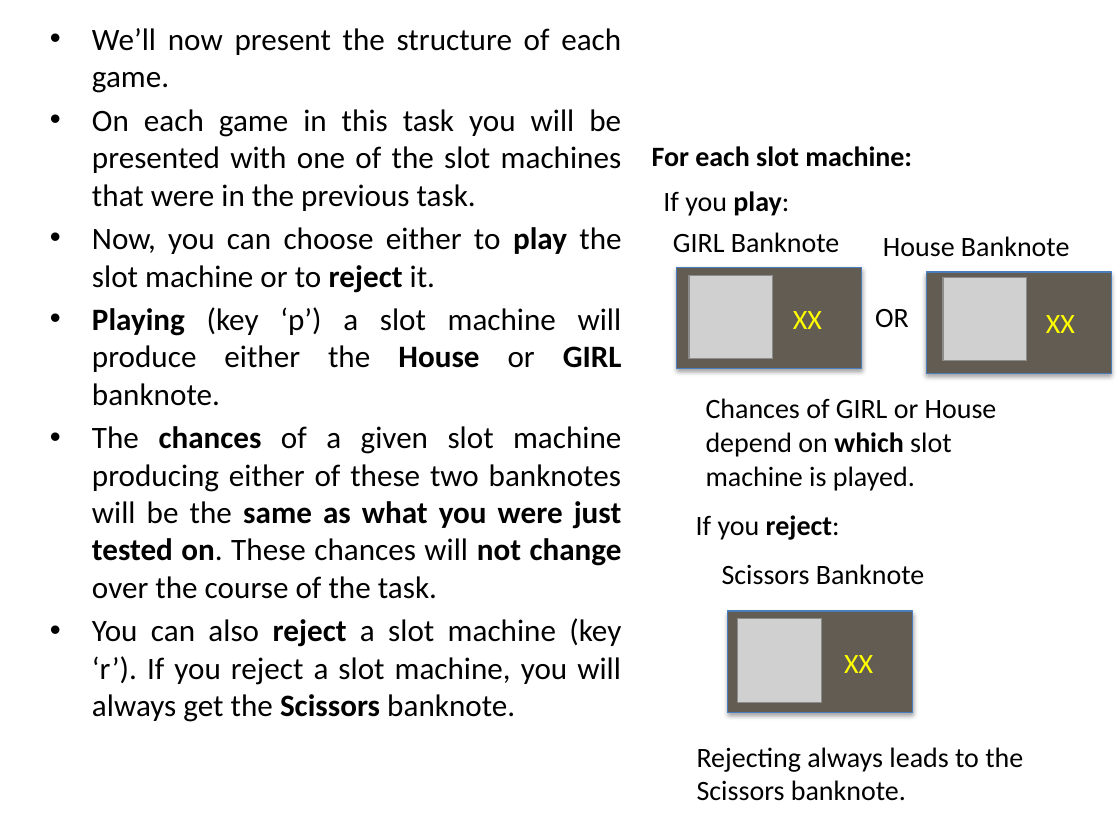
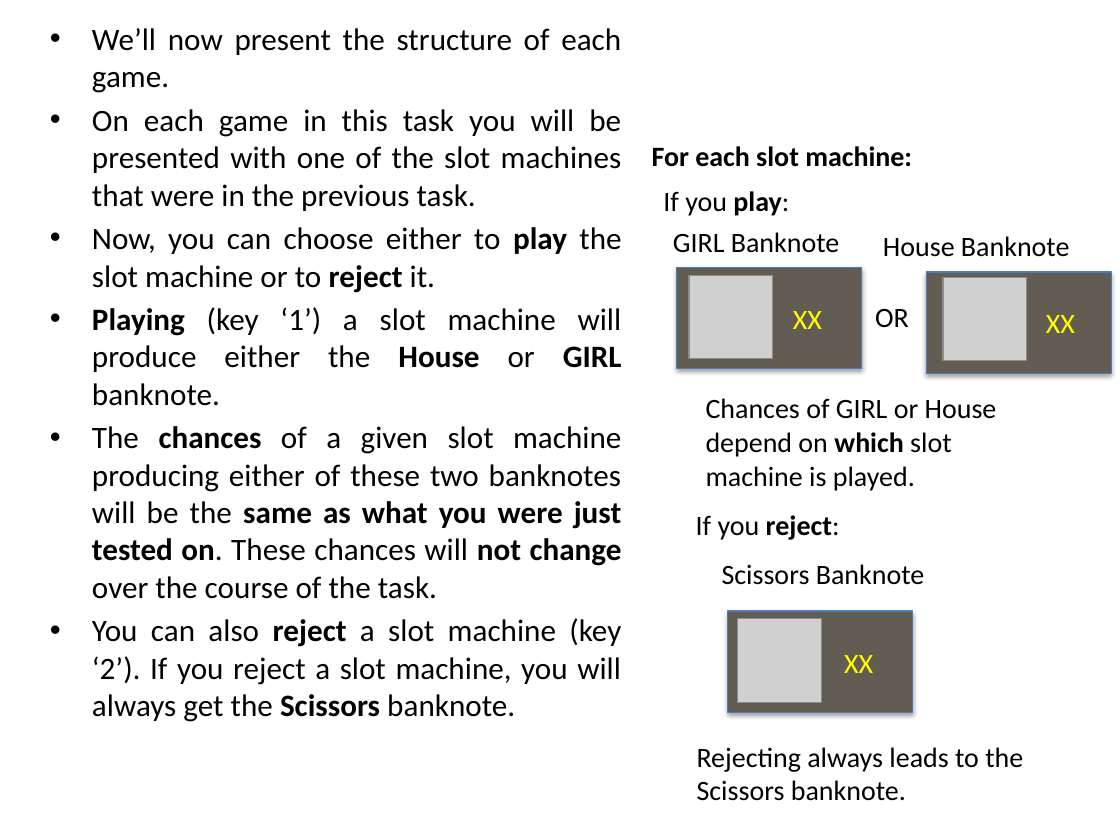
Before and after one commit to evanrussek/Gamble_Task_browser, a slide deck: slide 6 of public/Online_Task/Stimuli/uws_instr_slides_ver2_jpg_o0.pptx. Drawn at 1120x840 pixels with LibreOffice and Linux fonts; fonts in the diff are those of the drawing; grey boxes stand for pictures. Boxes give left, top, right and bottom in pixels: in the first picture for what was removed or moved away, otherwise in the second. Text is boxed around its words. In the diff, an @@ line names an element or a change of style, - is before the commit and + after.

```diff
--- a/public/Online_Task/Stimuli/uws_instr_slides_ver2_jpg_o0.pptx
+++ b/public/Online_Task/Stimuli/uws_instr_slides_ver2_jpg_o0.pptx
@@ text at [92,307,622,406]: text changed @@
-• Playing (key ‘p’) a slot machine will produce either the House or GIRL banknote.
+• Playing (key ‘1’) a slot machine will produce either the House or GIRL banknote.
@@ text at [92,618,621,722]: text changed @@
-• You can also reject a slot machine (key ‘r’). If you reject a slot machine, you will always get the Scissors banknote.
+• You can also reject a slot machine (key ‘2’). If you reject a slot machine, you will always get the Scissors banknote.
```
Also in this commit, not shown: 5 other slides changed, 39 other files.
